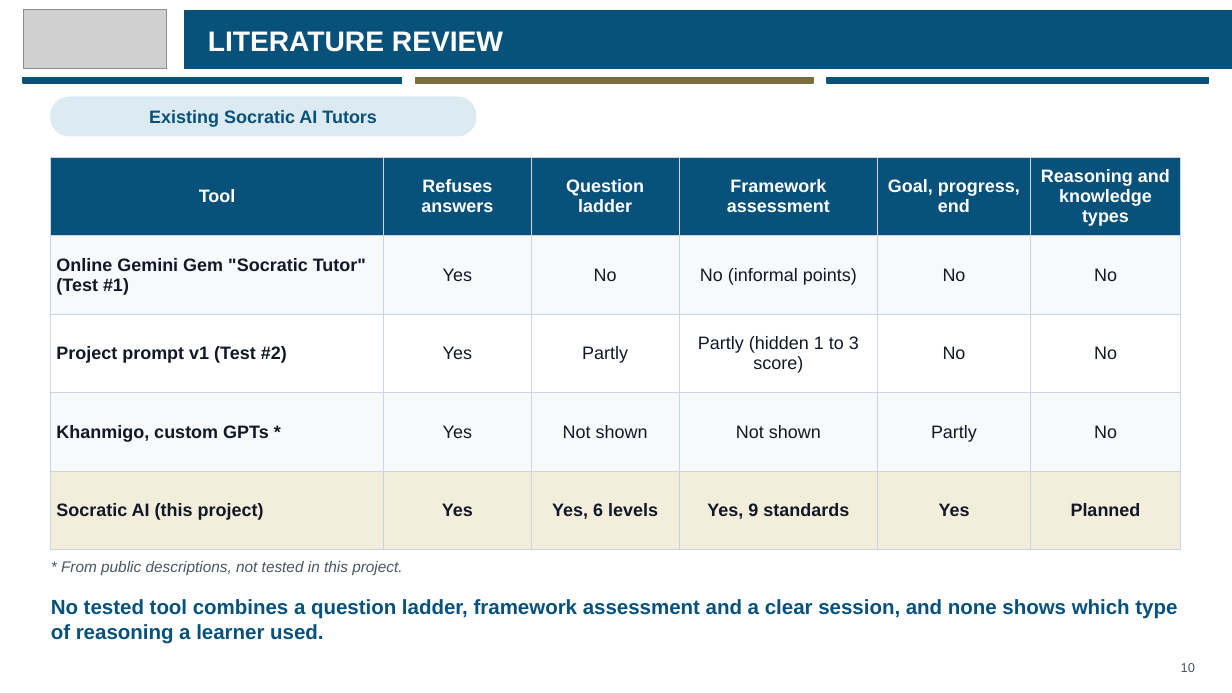
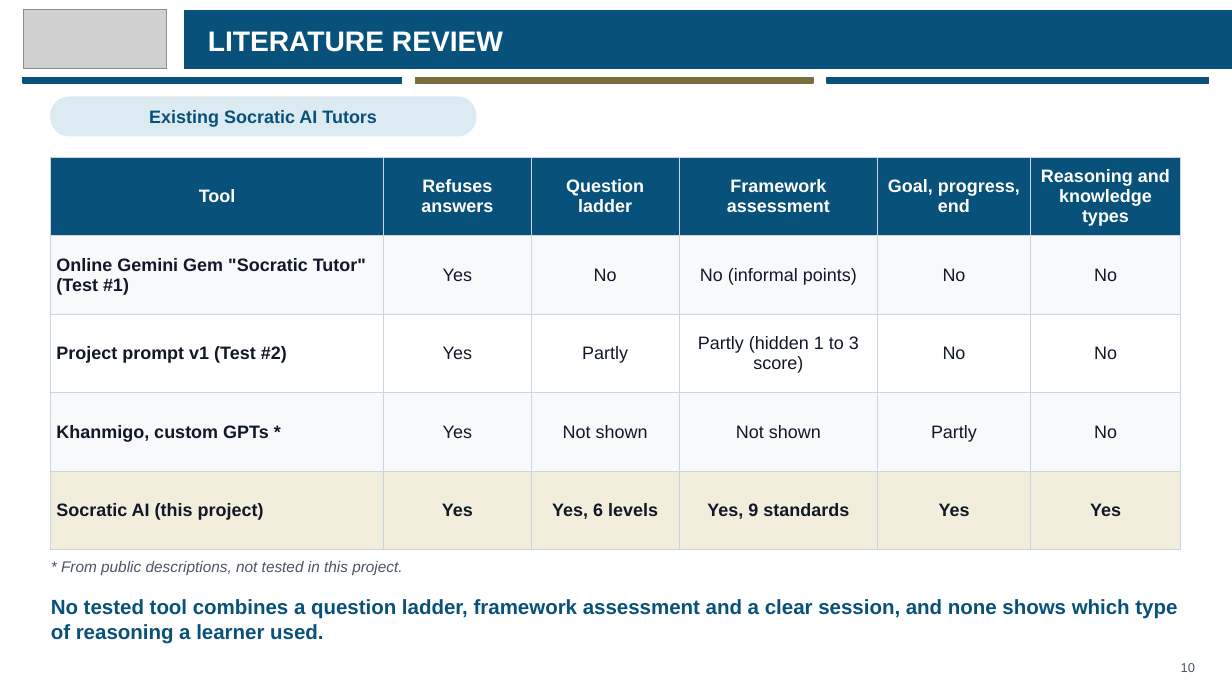
Before and after one commit to eusoffamir/Socratic-AI, a slide deck: slide 10 of docs/defence/Socratic AI Proposal Defence.pptx. Drawn at 1232x693 pixels with LibreOffice and Linux fonts; fonts in the diff are those of the drawing; grey boxes stand for pictures. Boxes give left, top, right and bottom in pixels: in the first picture for what was removed or moved away, otherwise in the second. Text is boxed around its words. In the diff, an @@ line names an element or a change of style, - is before the commit and + after.

```diff
--- a/docs/defence/Socratic AI Proposal Defence.pptx
+++ b/docs/defence/Socratic AI Proposal Defence.pptx
@@ table at [51, 157, 1181, 550] @@
-row 5, column 6: Planned
+row 5, column 6: Yes
```
Also in this commit, not shown: 14 other slides changed, 1 slide removed, 8 other files.
